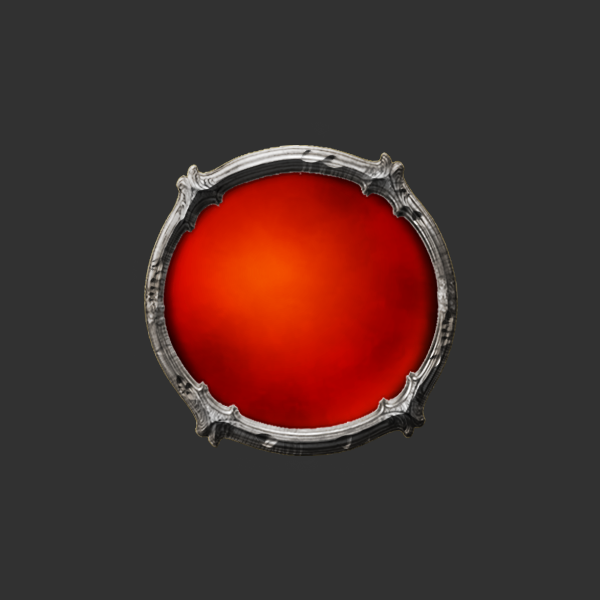
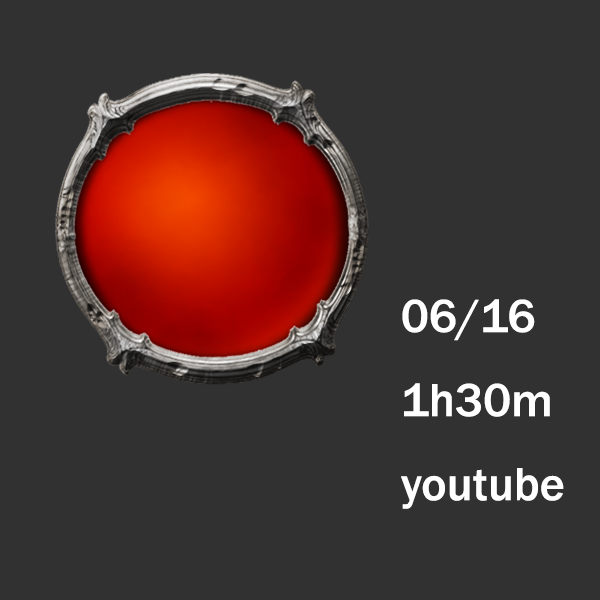
Comparing the layer stacks of the two 600x600 images. Changes:
added group "Group 2" with 8 layers above "Group 1" over (55, 73, 564, 509)
added layer "06/16 1h30m youtube" in group "Group 2" over (401, 299, 564, 509)
moved "stroke" into group "Group 2", painted on it over (75, 100, 438, 429)
moved "icon_11소스 copy 4" into group "Group 2", painted on it over (55, 73, 458, 456)
"Layer 1": opacity 100% → 53%, moved it into group "Group 2", painted on it over (73, 90, 440, 440)
moved "Layer 2" into group "Group 2", painted on it over (73, 90, 440, 440)
moved "Ellipse 1 copy" into group "Group 2", painted on it over (73, 90, 440, 440)
hid "icon_11소스 copy 2", moved it into group "Group 2", painted on it over (55, 73, 458, 456)
